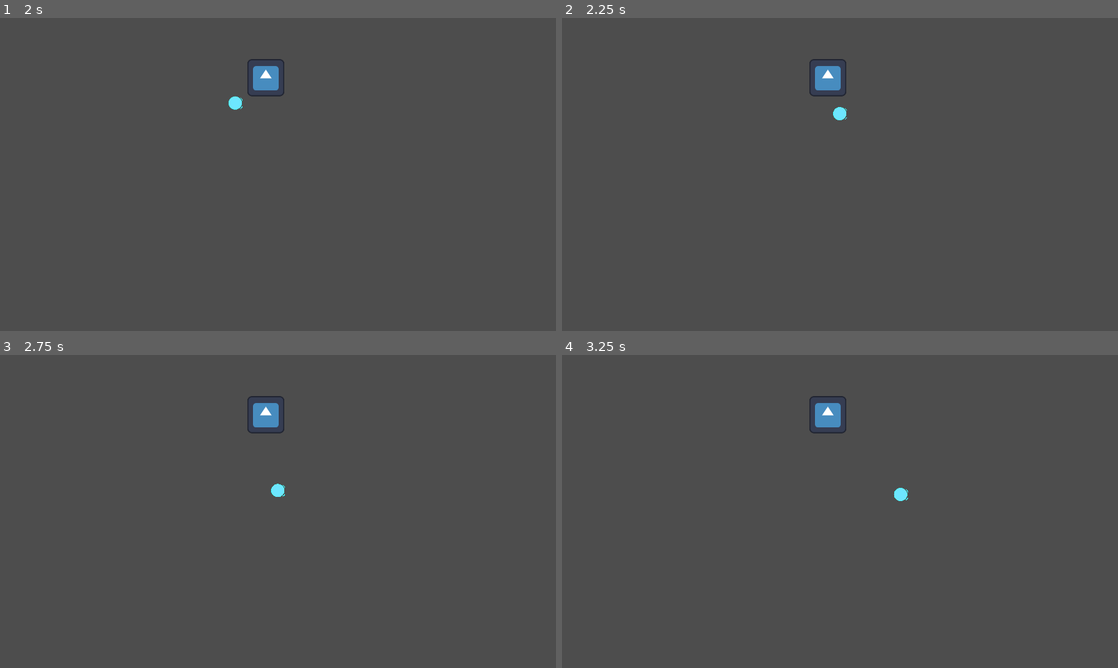
Above: before the commit, frames 1-4 (two rows, left to right).
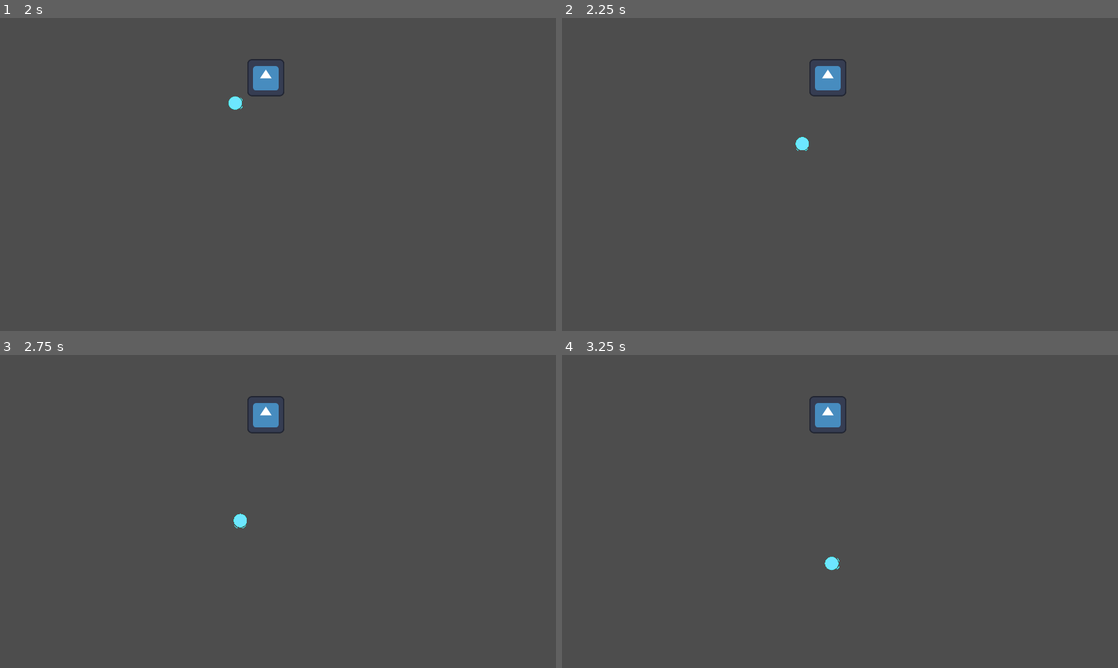
Above: after the commit, the same moments.

Repository: 100-Devs-1-Game/DiscordantNoise
Game: Godot game, scene res://scenes/ui/menu/main_menu.tscn
Two runs of this game, one before a commit and one after it. Both use one fixed random seed, a clock stepped at 60 frames per second and the inputs below. The engine's default icon, where the game draws it, is replaced by a stand-in: a white triangle on a blue panel in a dark square. Sound files missing from this copy of the repository are replaced by a short silence.
Inputs (mouse positions are in pixels of both pictures, inside the frame that each line leads up to):
- Up to frame 1 (2 s): click "Start" at 0.5 s; tap Enter at 1.25 s; move the mouse to (400, 158) at 1.27 s; hold D (move_right) from 1.28 s (still down); hold Right mouse button (dash) from 1.28 s (still down)
- Up to frame 2 (2.25 s): move the mouse to (728, 190) at 2.02 s; release D (move_right) at 2.03 s; release Right mouse button (dash) at 2.03 s; hold Down (move_down) from 2.03 s (still down); right-click (728, 190) at 2.1 s
- Up to frame 3 (2.75 s): keep holding Down (move_down)
- Up to frame 4 (3.25 s): move the mouse to (895, 442) at 2.77 s; release Down (move_down) at 2.78 s; hold D (move_right) from 2.78 s (still down); hold Right mouse button (dash) from 2.78 s (still down)

Frame 1 is identical in both runs. In frame 2, 0.2% of the frame differs, in the area x 42-52%, y 28-43%; in frame 3, 0.2%; in frame 4, 0.2%, in the area x 47-63%, y 42-69%.

Commit message:
Rotate the player when changing direction

Diff:
--- a/src/scripts/player/player.gd
+++ b/src/scripts/player/player.gd
@@ -32,6 +32,7 @@
 	direction.x = Input.get_action_strength("move_right") - Input.get_action_strength("move_left")
 	direction.y = Input.get_action_strength("move_down") - Input.get_action_strength("move_up")
 	direction = direction.normalized()
+	_turn_char(direction)
 
 
 func _turn_char(dir: Vector2) -> void:
